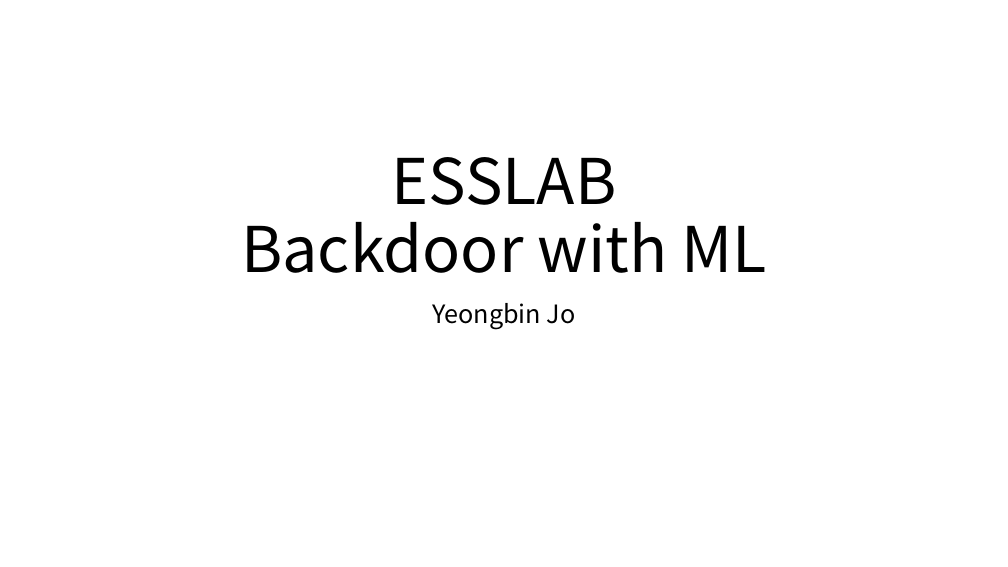
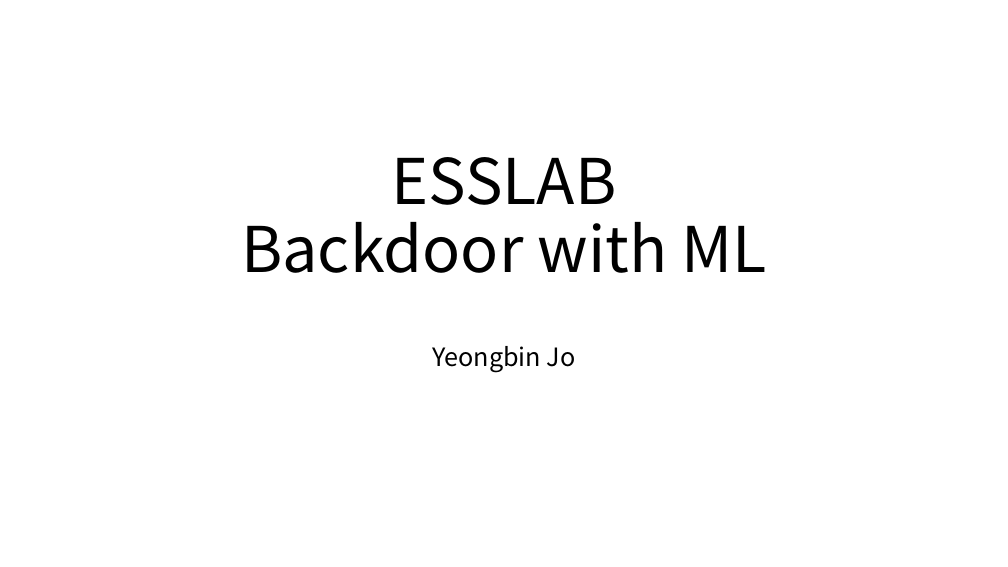
Before and after one commit to yeongbin7/trojan, a slide deck: slide 1 of ESSLAB.pptx. Drawn at 1008x567 pixels with LibreOffice and Linux fonts; fonts in the diff are those of the drawing. Boxes give left, top, right and bottom in pixels: in the first picture for what was removed or moved away, otherwise in the second. Text is boxed around its words. In the diff, an @@ line names an element or a change of style, - is before the commit and + after.

```diff
--- a/ESSLAB.pptx
+++ b/ESSLAB.pptx
@@ subtitle "Yeongbin Jo" moved from (x1=432, y1=303, x2=576, y2=330) to (x1=432, y1=346, x2=576, y2=373) @@
```
Also in this commit, not shown: 2 other files.
